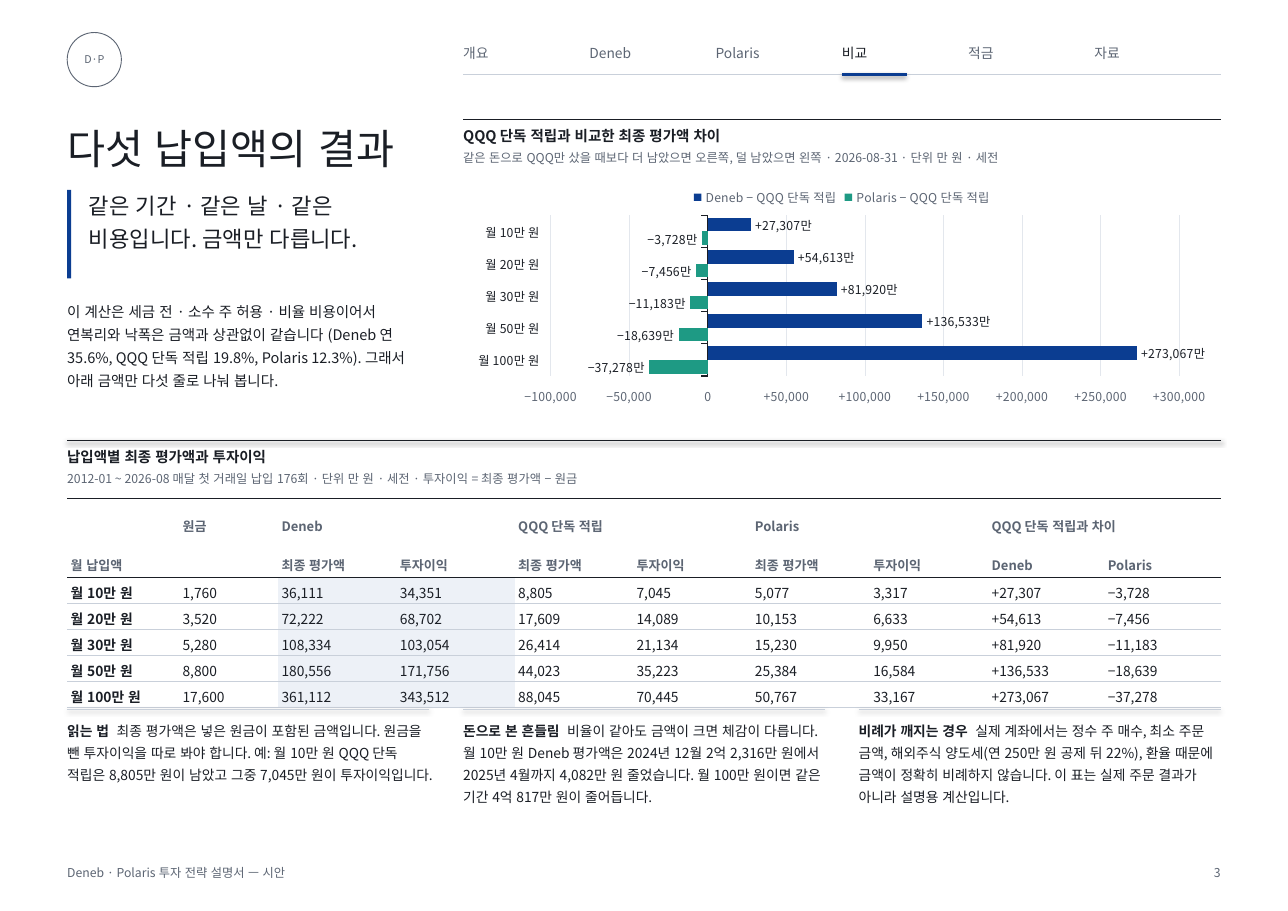
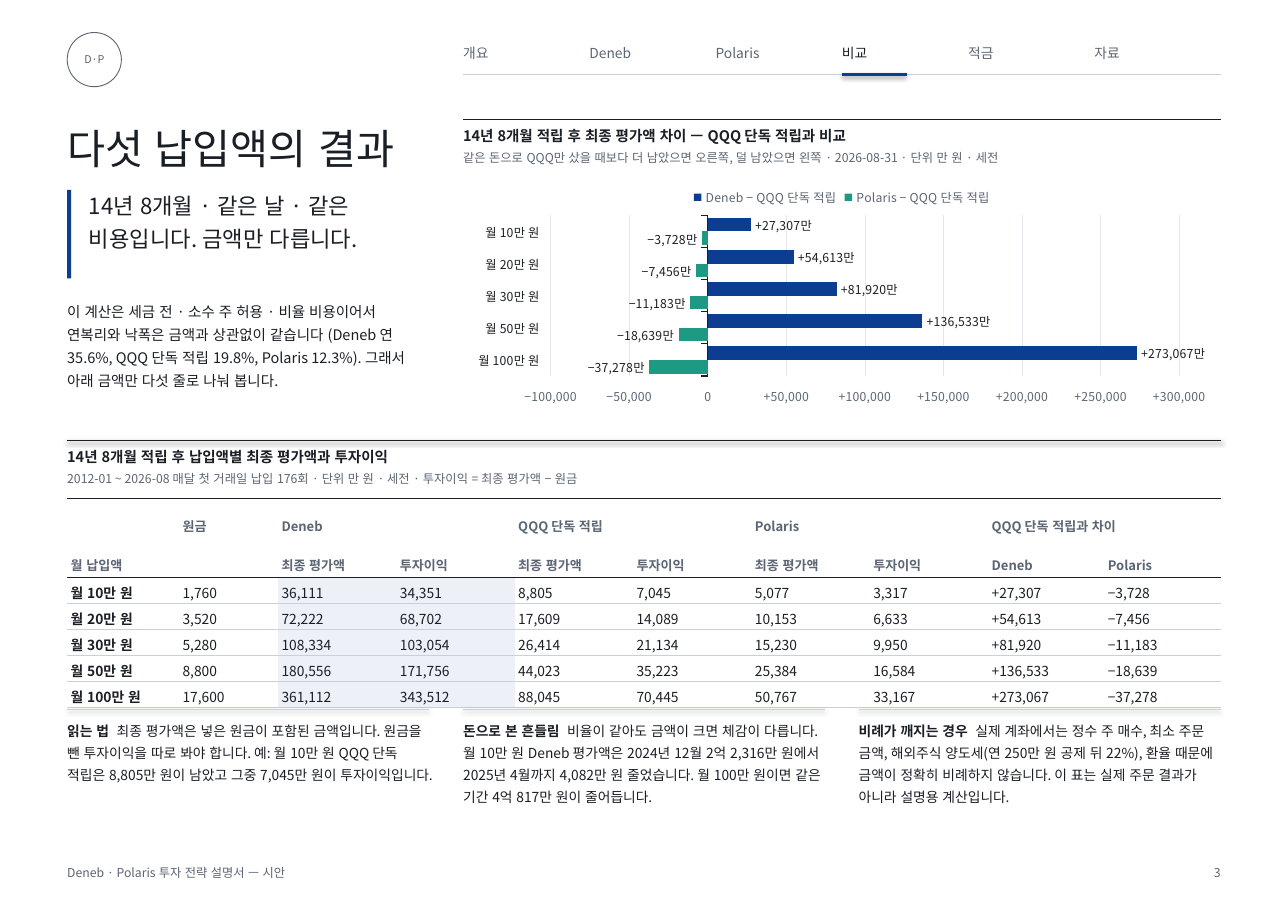
Before and after one commit to seoloo/Market_Data_Platform, a slide deck: slide 3 of reports/deneb_polaris_report_20261017/blue_manual/Deneb_Polaris_설명서_파랑_시안6쪽.pptx. Drawn at 1288x911 pixels with LibreOffice and Linux fonts; fonts in the diff are those of the drawing. Boxes give left, top, right and bottom in pixels: in the first picture for what was removed or moved away, otherwise in the second. Text is boxed around its words. In the diff, an @@ line names an element or a change of style, - is before the commit and + after.

Commit message:
docs: 파란 설명서 시안 — 최종 평가액마다 '14년 8개월(2012-01~2026-08, 176회) 적립 후' 기간 표시, 4쪽 표에 적립 기간 열

```diff
--- a/reports/deneb_polaris_report_20261017/blue_manual/Deneb_Polaris_설명서_파랑_시안6쪽.pptx
+++ b/reports/deneb_polaris_report_20261017/blue_manual/Deneb_Polaris_설명서_파랑_시안6쪽.pptx
@@ text at (463, 128, 846, 144): text changed @@
-QQQ 단독 적립과 비교한 최종 평가액 차이
+14년 8개월 적립 후 최종 평가액 차이 — QQQ 단독 적립과 비교
@@ text at (89, 195, 358, 249): text changed @@
-같은 기간 · 같은 날 · 같은 비용입니다. 금액만 다릅니다.
+14년 8개월 · 같은 날 · 같은 비용입니다. 금액만 다릅니다.
@@ text at (67, 449, 388, 464): text changed @@
-납입액별 최종 평가액과 투자이익
+14년 8개월 적립 후 납입액별 최종 평가액과 투자이익
```
Also in this commit, not shown: 4 other slides changed, 7 other files.
